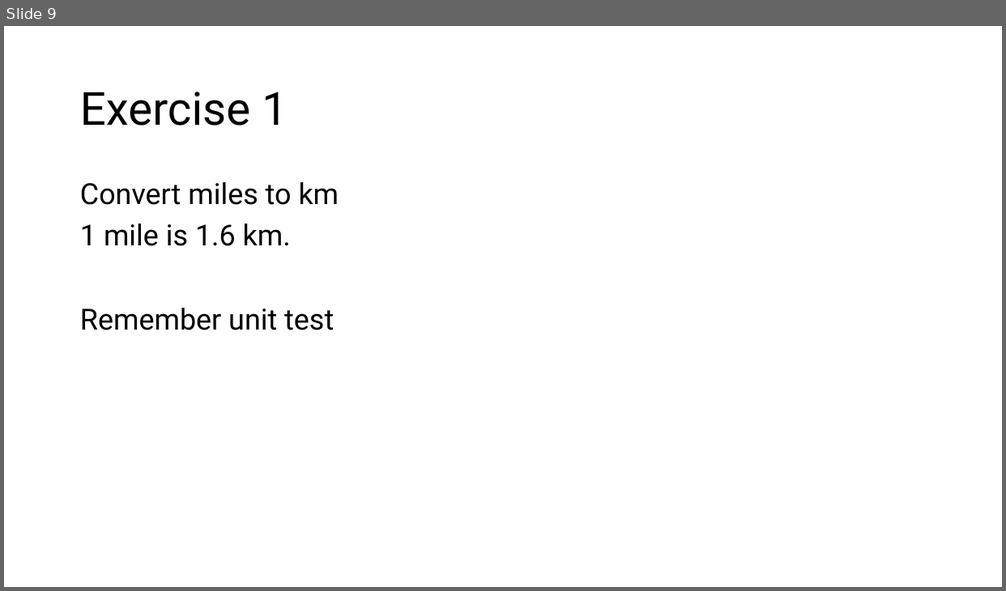
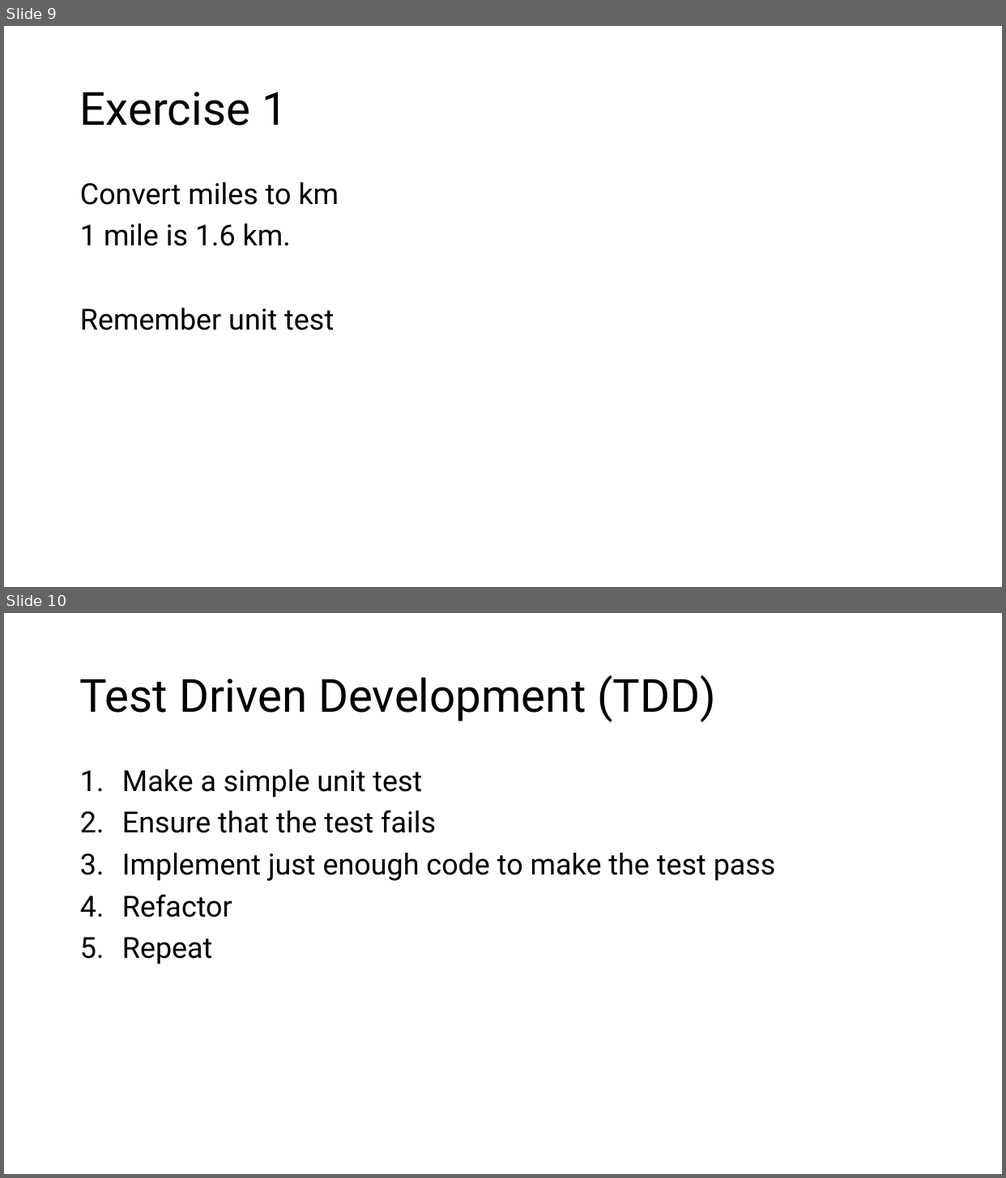
Before and after one commit to BjarneHelgesen/PythonForTestere, a slide deck: PythonForTestere.pptx. Shown one above the other, each under a label of ours: slide 9 before the commit, slides 9 and 10 after it. The pictures are 1006x591 and 1006x1178 pixels, drawn with LibreOffice and Linux fonts; fonts in the diff are those of the drawing. Boxes give left, top, right and bottom in pixels: in the first picture for what was removed or moved away, otherwise in the second. Text is boxed around its words. In the diff, an @@ line names an element or a change of style, - is before the commit and + after.

```diff
--- a/PythonForTestere.pptx
+++ b/PythonForTestere.pptx
@@ slide 10 added at [4, 613, 1002, 1174], background #FFFFFF at 10% opacity @@
@@ title added at [80, 675, 717, 722], 44 pt, text #000000 @@
+Test Driven Development (TDD)
@@ text added at [122, 769, 776, 965], 28 pt, text #000000 @@
+1. Make a simple unit test
+2. Ensure that the test fails
+3. Implement just enough code to make the test pass
+4. Refactor
+5. Repeat
```
Also in this commit, not shown: 1 other slide added.
